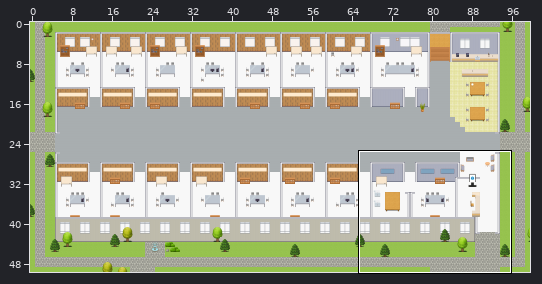
Tiled map (JSON): maps/Manufacturing-Enablement-Platform.tmj. Above: a wide view before the commit, with the close-up outlined.
Close-up. Old version:
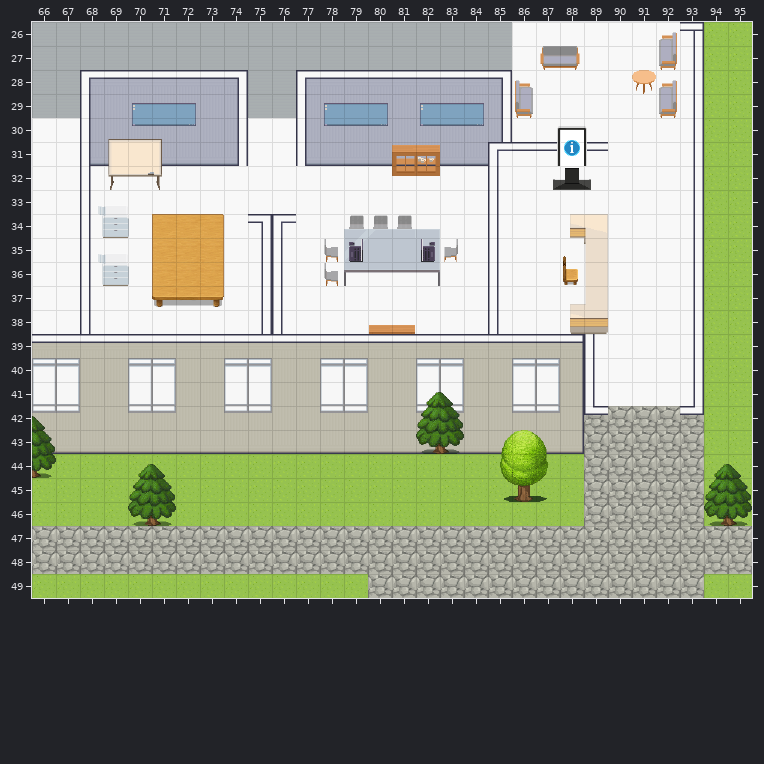
Cells are 32x32 px. Shown: x 66..95, y 26..49. The commit also changed other parts of the map, which this record leaves out.
The same view after the edit:
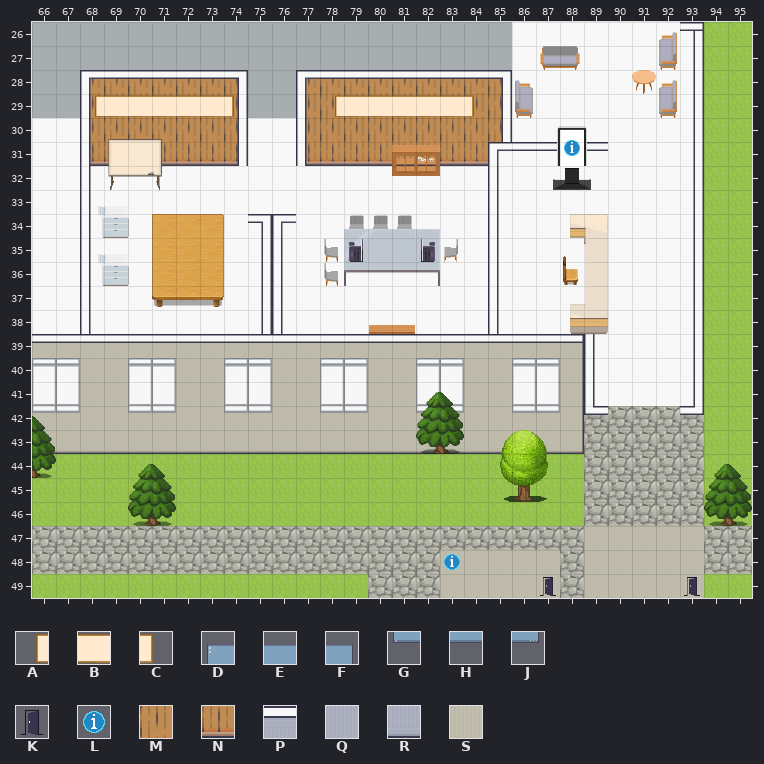
Key: from "Decoration": A 49, B 50, C 51; from "Misc": D 40, E 41, F 42, G 50, H 51, J 52; from "User_Zones": K 65, L 104; from "room2": M 192, N 205, P 290, Q 294, R 307, S 328.
_ is an empty cell, . an unchanged one.
The exact change:
--- layer "floors"
@@ x 83..87 @@
-48 _____
-49 _____
+48 SSSSS
+49 SSSSS
--- layer "back wall"
@@ x 68..85 @@
-28 PPPPPPP..PPPPPPPPP
-29 QQQQQQQ..QQQQQQQQQ
-30 QQQQQQQ..QQQQQQQQQ
-31 RR.RRRR..RRRRRRRR.
+28 MMMMMMM..MMMMMMMMM
+29 MMMMMMM..MMMMMMMMM
+30 MMMMMMM..MMMMMMMMM
+31 NN.NNNN..NNNNNNNN.
--- layer "trees"
@@ x 89..93 @@
-47 _____
-48 _____
-49 _____
+47 SSSSS
+48 SSSSS
+49 SSSSS
--- layer "tech"
@@ x 68..84 @@
-29 __DEF__...DEF_DEF
-30 ..GHJ.....GHJ.GHJ
+29 ABBBBBC...ABBBBBC
+30 ..___.....___.___
--- layer "zones"
@@ x 83..93 @@
-48 _..........
-49 ...._....._
+48 L..........
+49 ....K.....K
